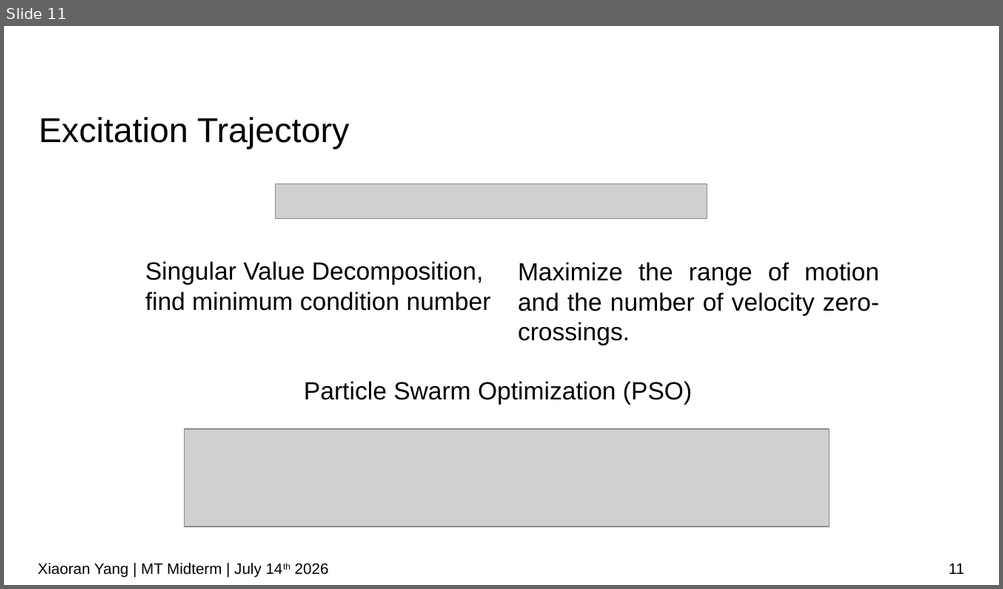
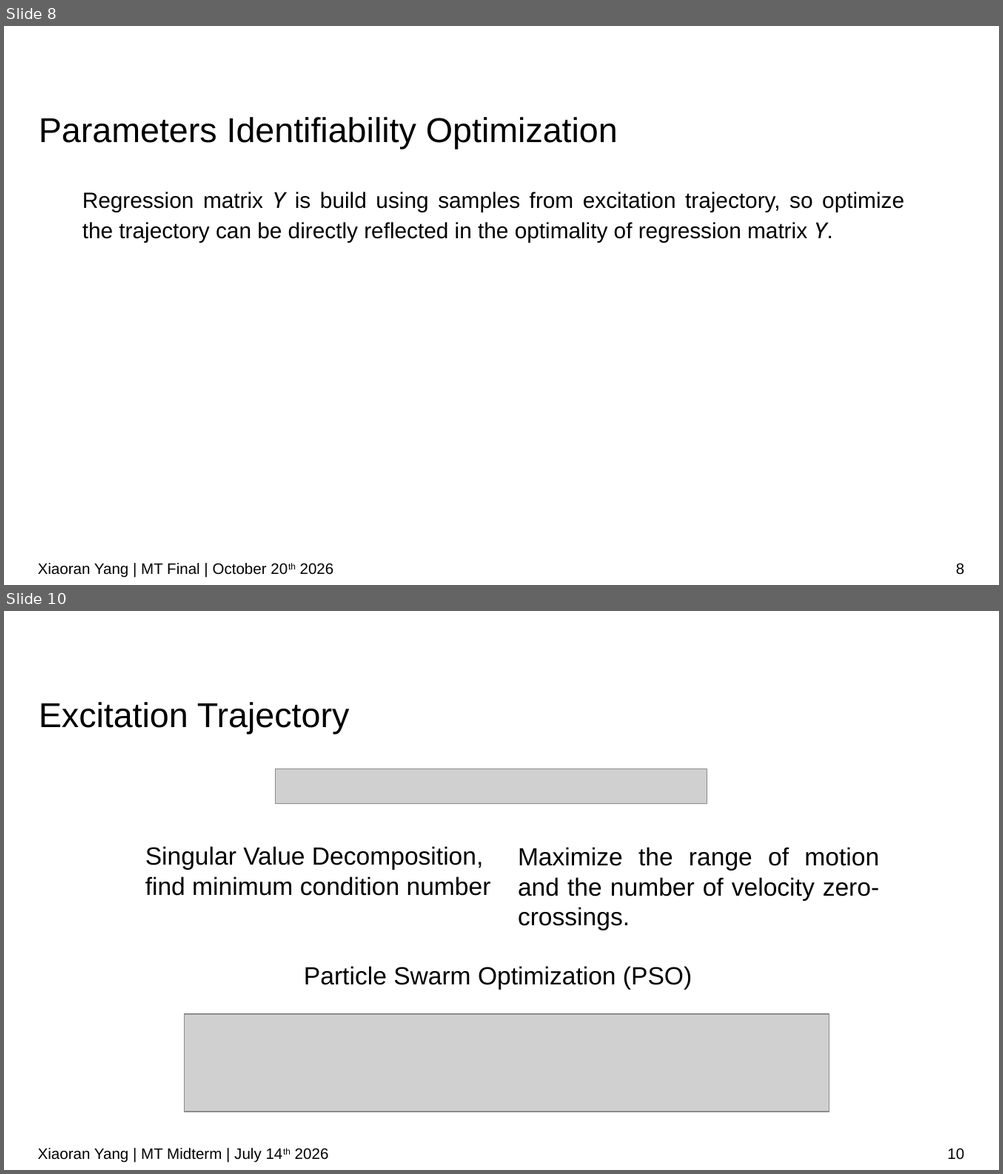
Before and after one commit to IDoccupled/identification, a slide deck: presentation/Midterm.odp. Shown one above the other, each under a label of ours: slide 11 before the commit, slides 8 and 10 after it; the slides between them are not shown. The pictures are 1003x589 and 1003x1174 pixels, drawn with LibreOffice and Linux fonts; fonts in the diff are those of the drawing; grey boxes stand for pictures; background and template pictures are left out. Boxes give left, top, right and bottom in pixels: in the first picture for what was removed or moved away, otherwise in the second. Text is boxed around its words. In the diff, an @@ line names an element or a change of style, - is before the commit and + after.

```diff
--- a/presentation/Midterm.odp
+++ b/presentation/Midterm.odp
@@ slide 8 added at box(4, 26, 999, 585), background #FFFFFF @@
@@ title added at box(39, 117, 617, 149), 25 pt, text #000000 @@
+Parameters Identifiability Optimization
@@ text added at box(82, 192, 904, 242), 16 pt, text #000000 @@
+Regression matrix Y is build using samples from excitation trajectory, so optimize the trajectory can be directly reflected in the optimality of regression matrix Y.
@@ text added at box(38, 563, 334, 578), 11 pt, text #000000 @@
+Xiaoran Yang | MT Final | October 20th 2026
@@ page number added at box(956, 563, 964, 575), 11 pt, text #000000 @@
+8
@@ what was slide 11 is now slide 10 @@
@@ page number at box(947, 1148, 964, 1160): text changed @@
-11
+10
```
Also in this commit, not shown: 7 slides changed, 1 other slide added, 3 slides removed.
